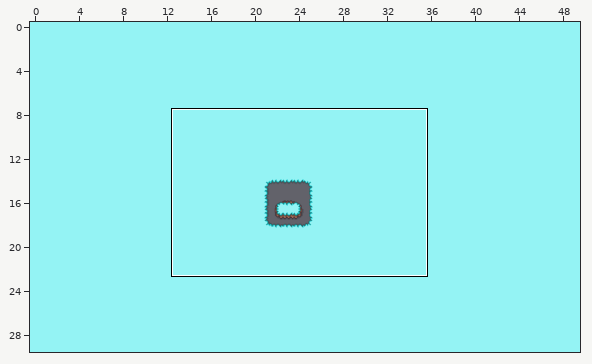
Tiled map -- GameSample_Contest/resources/Tiled_Project/test_map.tmx. The picture above shows the old version from afar; the outline marks the close-up.
Close-up. Before the commit:
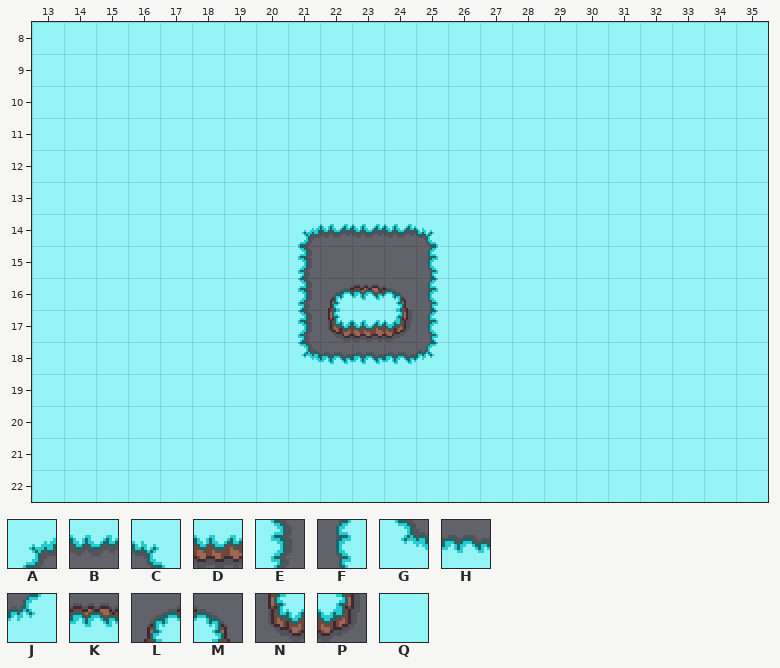
Cells are 64x64 px. Shown: x 13..35, y 8..22. The commit also changed other parts of the map, which this record leaves out.
Key: from "Christmass_Grass": A 0, B 1, C 2, D 4, E 8, F 10, G 16, H 17, J 18, K 20, L 27, M 28, N 35, P 36, Q 37.
_ is an empty cell, # one hidden under a higher layer.
Layers that did not change in this view are not listed.
Layer "mg" before, first column x 13:
 8 QQQQQQQQQQQQQQQQQQQQQQQ
 9 QQQQQQQQQQQQQQQQQQQQQQQ
10 QQQQQQQQQQQQQQQQQQQQQQQ
11 QQQQQQQQQQQQQQQQQQQQQQQ
12 QQQQQQQQQQQQQQQQQQQQQQQ
13 QQQQQQQQQQQQQQQQQQQQQQQ
14 QQQQQQQQABBBCQQQQQQQQQQ
15 QQQQQQQQE___FQQQQQQQQQQ
16 QQQQQQQQELKMFQQQQQQQQQQ
17 QQQQQQQQENDPFQQQQQQQQQQ
18 QQQQQQQQGHHHJQQQQQQQQQQ
19 QQQQQQQQQQQQQQQQQQQQQQQ
20 QQQQQQQQQQQQQQQQQQQQQQQ
21 QQQQQQQQQQQQQQQQQQQQQQQ
22 QQQQQQQQQQQQQQQQQQQQQQQ
And afterwards:
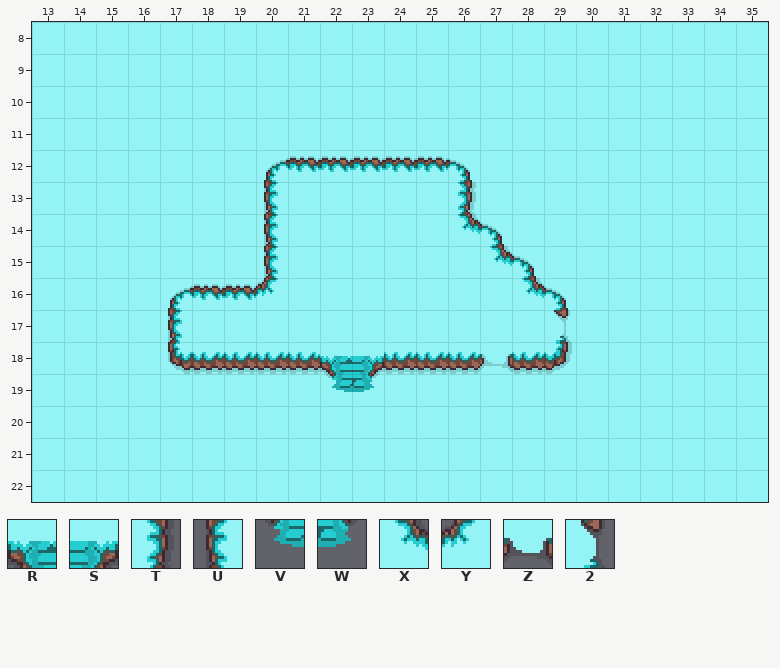
Further tiles: from "Christmass_Grass": R 6, S 7, T 11, U 13, V 14, W 15, X 19, Y 21, Z 22, 2 23.
Tiles of an added or newly shown layer are drawn over the layers below it.
From old to new:
Changed rows in their new state; . is an unchanged cell.
Layer "mg":
first column x 21:
14 QQQQQ
15 Q...#
16 Q####
17 #####
18 QQQQQ
Layer "fg" (added):
first column x 17:
12 ...LKKKKKM...
13 ...U.....T...
14 ...U.....XM..
15 ...U.QQQQ.XM.
16 LKKY.QQQQ..XM
17 U...QQQQQ...2
18 NDDDDRSDDDZDP
19 .....VW......
